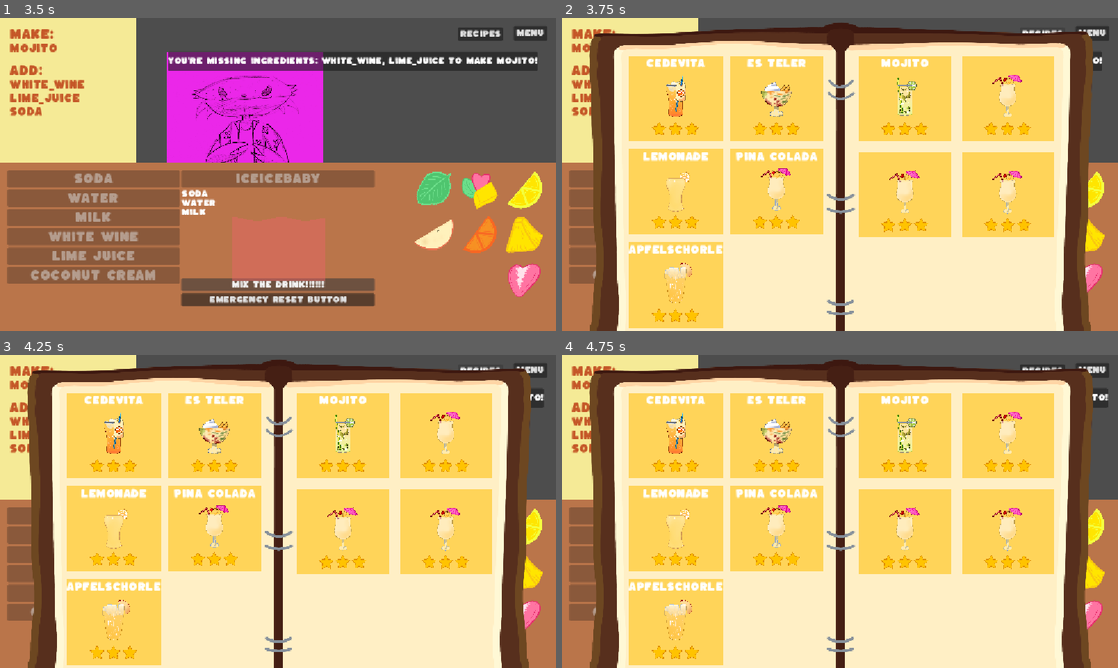
Above: before the commit, frames 1-4 (two rows, left to right).
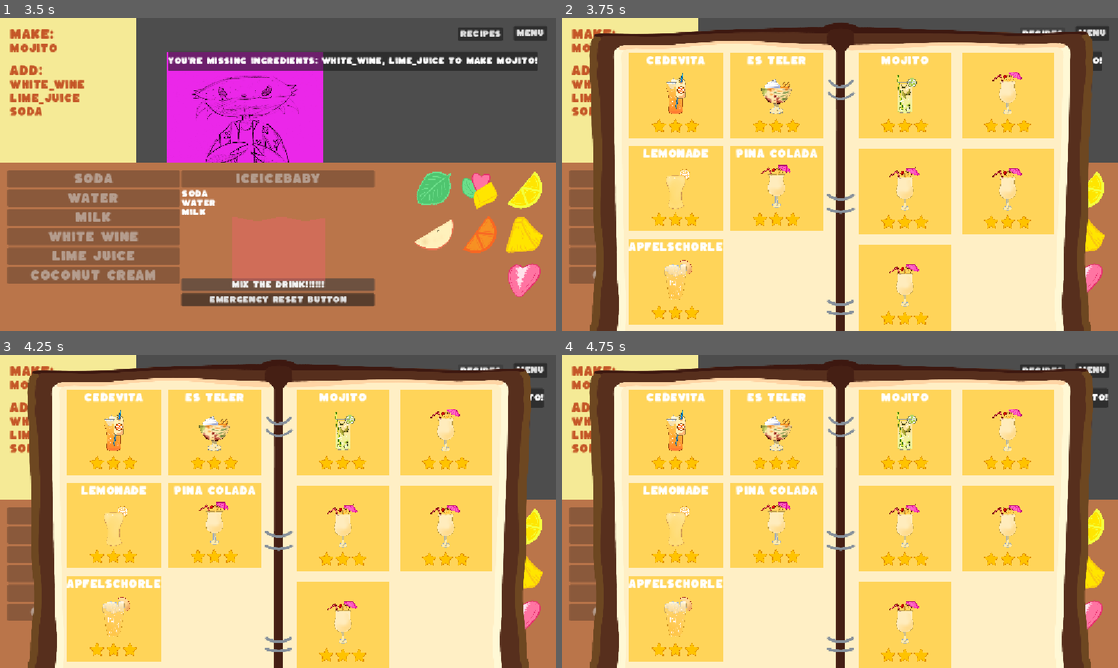
Above: after the commit, the same moments.

Repository: scumpiest/scammy-drink
Game: Godot game, scene res://scenes/crafting/counter_ui.tscn
The game is run twice, just before and just after one commit, with the same random seed, the same clock (stepped at 60 frames per second) and the same inputs. The engine's default icon, where the game draws it, is replaced by a stand-in: a white triangle on a blue panel in a dark square.
Inputs:
- Up to frame 1 (3.5 s): click "Soda" at 0.5 s; click "Water" at 1.25 s; click "Milk" at 2 s; click "MIX THE DRINK!!!!!!" at 2.75 s
- Up to frame 2 (3.75 s): click "Recipes" at 3.5 s
- Up to frame 3 (4.25 s): no input
- Up to frame 4 (4.75 s): click "MIX THE DRINK!!!!!!" at 4.25 s

Frame 1 is identical in both runs. In frame 2, 13% of the frame differs, in the area x 12-89%, y 11-100%; in frame 3, 13%; in frame 4, 13%.

Commit message:
update recipebook

Diff:
--- a/scenes/ui/recipe_book.tscn
+++ b/scenes/ui/recipe_book.tscn
@@ -93,3 +93,6 @@
 
 [node name="Panel4" parent="CenterContainer/MarginContainer/HBoxContainer/GridContainer2" unique_id=1902720067 instance=ExtResource("2_at7yq")]
 layout_mode = 2
+
+[node name="Panel5" parent="CenterContainer/MarginContainer/HBoxContainer/GridContainer2" unique_id=1453878442 instance=ExtResource("2_at7yq")]
+layout_mode = 2
